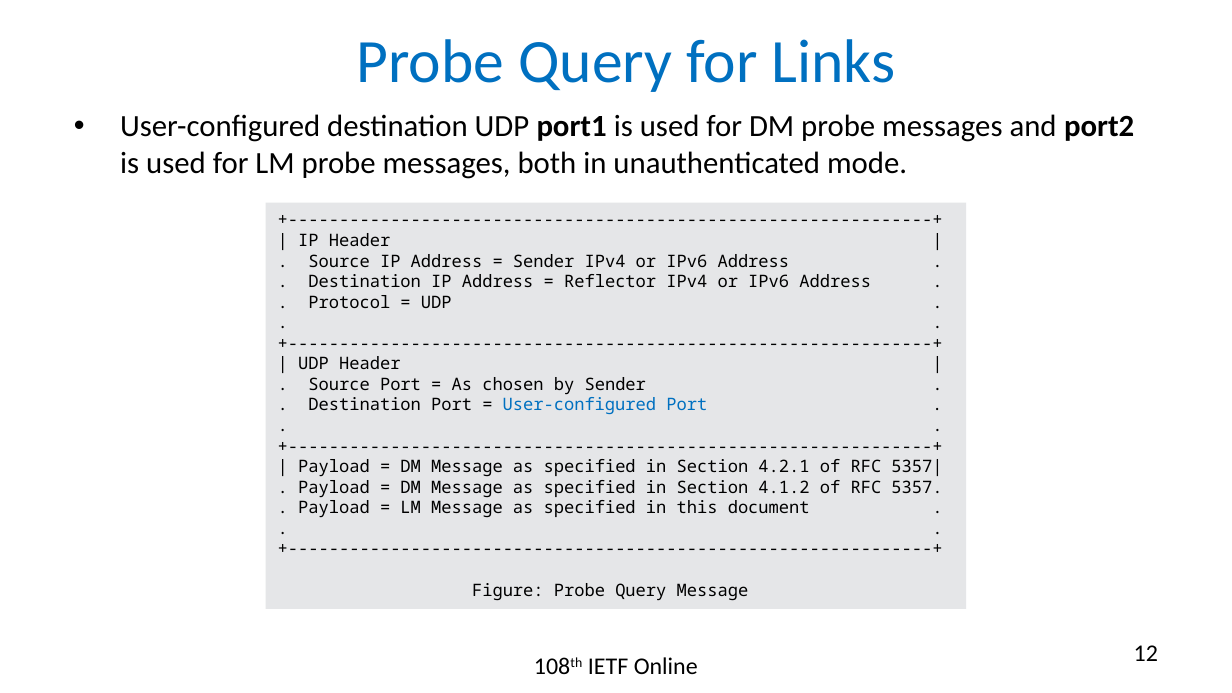
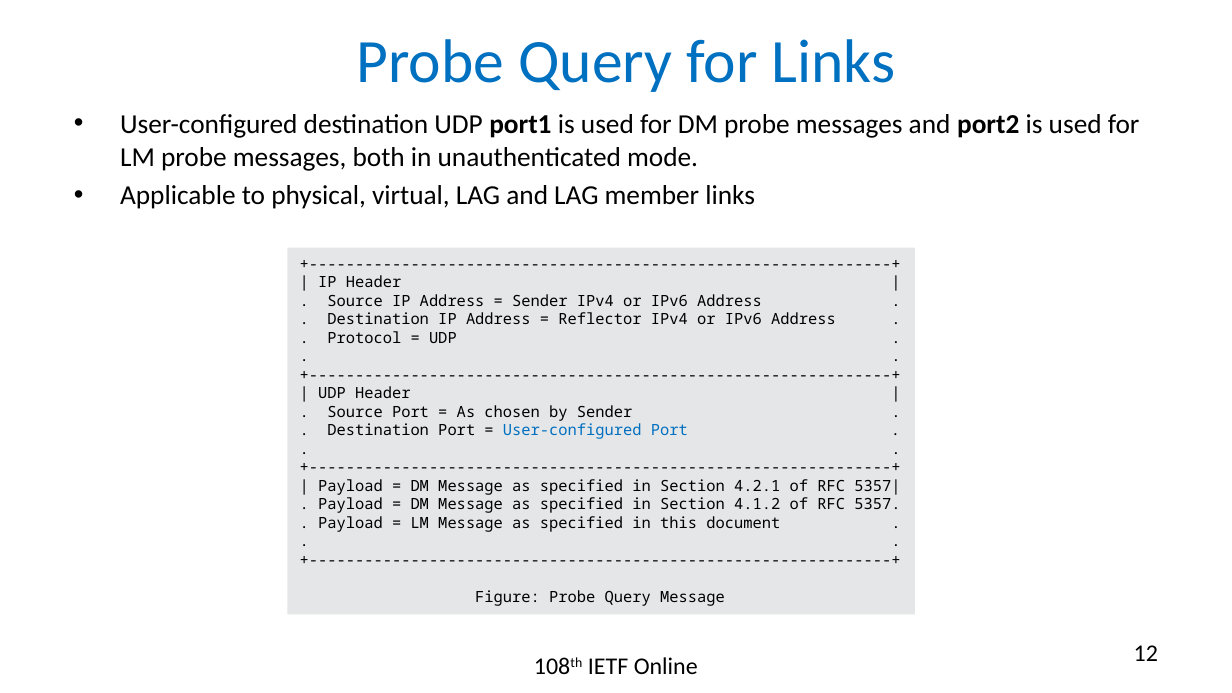
Before and after one commit to rakgandhi/ietf-slides, a slide deck: slide 12 of draft-gandhi-spring-twamp-srpm-09.pptx. Drawn at 1232x693 pixels with LibreOffice and Linux fonts; fonts in the diff are those of the drawing. Boxes give left, top, right and bottom in pixels: in the first picture for what was removed or moved away, otherwise in the second. Text is boxed around its words. In the diff, an @@ line names an element or a change of style, - is before the commit and + after.

```diff
--- a/draft-gandhi-spring-twamp-srpm-09.pptx
+++ b/draft-gandhi-spring-twamp-srpm-09.pptx
@@ text at (120, 114, 1140, 171): size 18 to 16 pt in "User-configured destination UDP port1 is used for ..." @@
@@ text at (120, 185, 755, 209): paragraph added @@
+• Applicable to physical, virtual, LAG and LAG member links
@@ rectangle "+----------------------------------------------------------- ...": place and size @@
-rectangle "+----------------------------------------------------------- ..." at (266, 203, 967, 610)
+rectangle "+----------------------------------------------------------- ..." at (287, 248, 914, 615)
@@ rectangle "+----------------------------------------------------------- ..." at (287, 248, 914, 615): size 10 to 9 pt @@
```
Also in this commit, not shown: 3 other slides changed, 3 other files.
